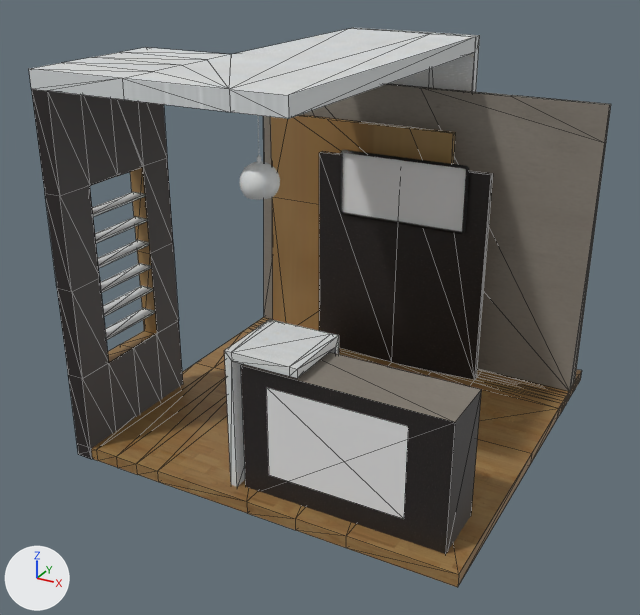
Two versions of the OBJ model ProyectoFinalEquipo10/Models/Stand2/Stand2.obj, one commit apart.
Rendered twice from a 50 mm camera at (15.0, -29.8, 19.6) aimed at (-0.6, -1.4, 5.4). Every picture has the same lights, and +X, +Y and +Z are marked at lower left. The first picture is the older version. Mesh edges are drawn as thin lines on the coarser meshes. Where no turn or scale is listed for an object, it has been applied to the vertices. Vertices at exactly the same position are counted once.

Script lines for the objects in view, before the commit:
```python
ob_cube = bpy.data.objects.new('Cube', me_cube)
ob_cube.location = (0.0, 0.0, 0.0)
ob_cube_001 = bpy.data.objects.new('Cube.001', me_cube_001)
ob_cube_001.location = (0.0, 0.0, 0.0)
ob_cube_003 = bpy.data.objects.new('Cube.003', me_cube_003)
ob_cube_003.location = (0.0, 0.0, 0.0)
ob_cube_004 = bpy.data.objects.new('Cube.004', me_cube_004)
ob_cube_004.location = (0.0, 0.0, 0.0)
ob_cube_005 = bpy.data.objects.new('Cube.005', me_cube_005)
ob_cube_005.location = (0.0, 0.0, 0.0)
ob_cube_006 = bpy.data.objects.new('Cube.006', me_cube_006)
ob_cube_006.location = (0.0, 0.0, 0.0)
ob_cube_007 = bpy.data.objects.new('Cube.007', me_cube_007)
ob_cube_007.location = (0.0, 0.0, 0.0)
ob_cube_008 = bpy.data.objects.new('Cube.008', me_cube_008)
ob_cube_008.location = (0.0, 0.0, 0.0)
ob_plano = bpy.data.objects.new('Plano', me_plano)
ob_plano.location = (0.0, 0.0, 0.0)
# also in view: 'Cube.009' at (0.1, 4.5, 8.8); 'modern_ceiling_lamp_01' at (0.0, -6.5, 12.9)
```
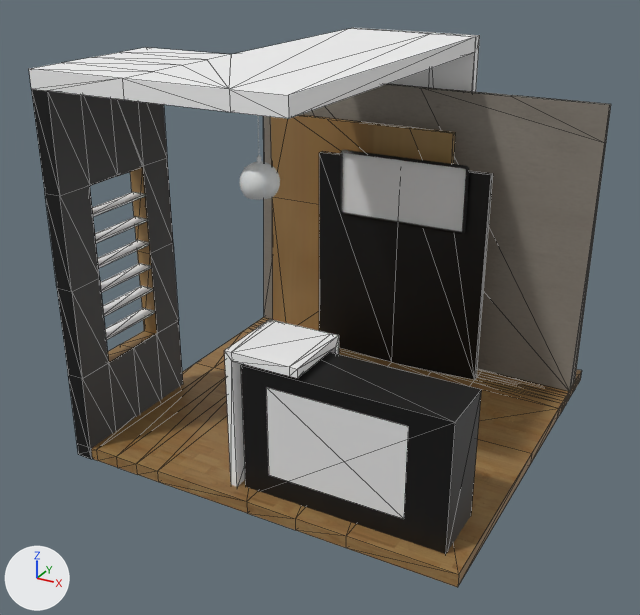
The change, as a diff of the scene's bpy script:
```diff
--- a/ProyectoFinalEquipo10/Models/Stand2/Stand2.obj.py
+++ b/ProyectoFinalEquipo10/Models/Stand2/Stand2.obj.py
@@ img_blanco_jpg @@
+img_blanco_jpg = load_image('blanco.jpg', 'blanco.jpg', 512, 512, 'sRGB')
@@ mat_negro_chapopote @@
 mat_negro_chapopote = principled_material('Negro_chapopote')
-mat_negro_chapopote.texture = img_3_jpeg
+mat_negro_chapopote.texture = img_negro_jpg
@@ mat_blanco @@
 mat_blanco = principled_material('blanco_')
-mat_blanco.texture = img_4_jpeg
+mat_blanco.texture = img_blanco_jpg
@@ me_cube_007 @@
 me_cube_007.from_pydata(...)  # 8 vertices, 12 faces; spans x -0.53..7.29, y -7.24..-4.86, z 0.1..5.51
 # used by ob_cube_007; location = (0.0, 0.0, 0.0)
+# me_cube_007 part 1: all 2 faces that had it switch from mat_fucking_pared_gris (picture img_2_jpeg) to mat_negro_chapopote (picture img_negro_jpg)
```

Pixel boxes (x1, y1, x2, y2) of what changed, in the pictures (640 x 615 px):
'Cube.007', surface changed, recoloured (darker)
    both: (241, 352, 482, 552)
'Cube.008', surface changed
    both: (224, 319, 339, 487)
'Cube.006', surface changed
    both: (105, 308, 154, 340)
'Cube.005', surface changed
    both: (103, 286, 153, 316)
'Cube.004', surface changed
    both: (100, 263, 151, 293)
'Cube.003', surface changed
    both: (98, 240, 149, 268)
'Cube.002', surface changed
    both: (95, 217, 147, 243)
'Cube.001', surface changed
    both: (92, 192, 145, 217)
part 1 of me_cube_007, recoloured (grey to black)
    both: (241, 352, 481, 422)
